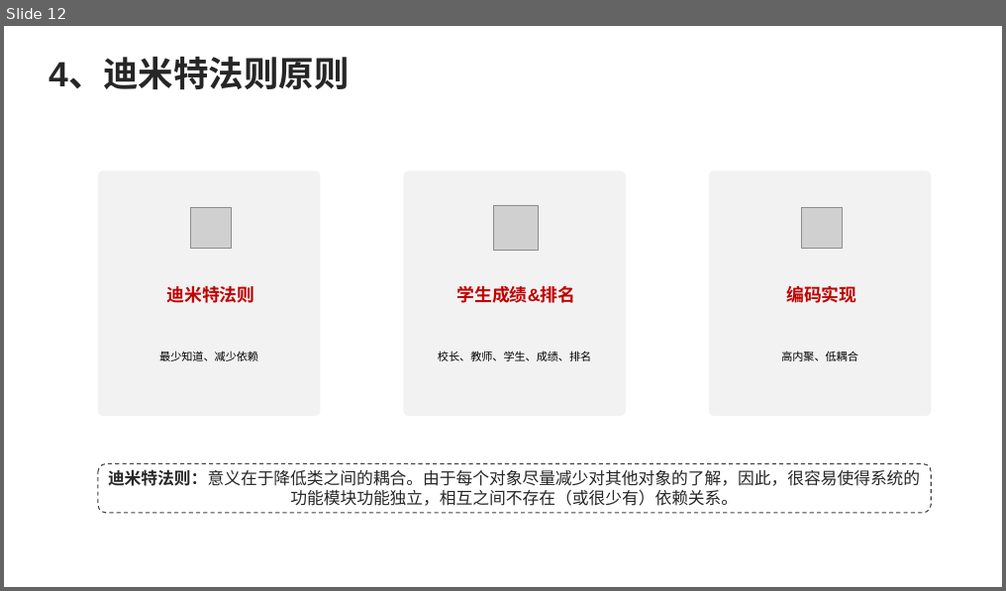
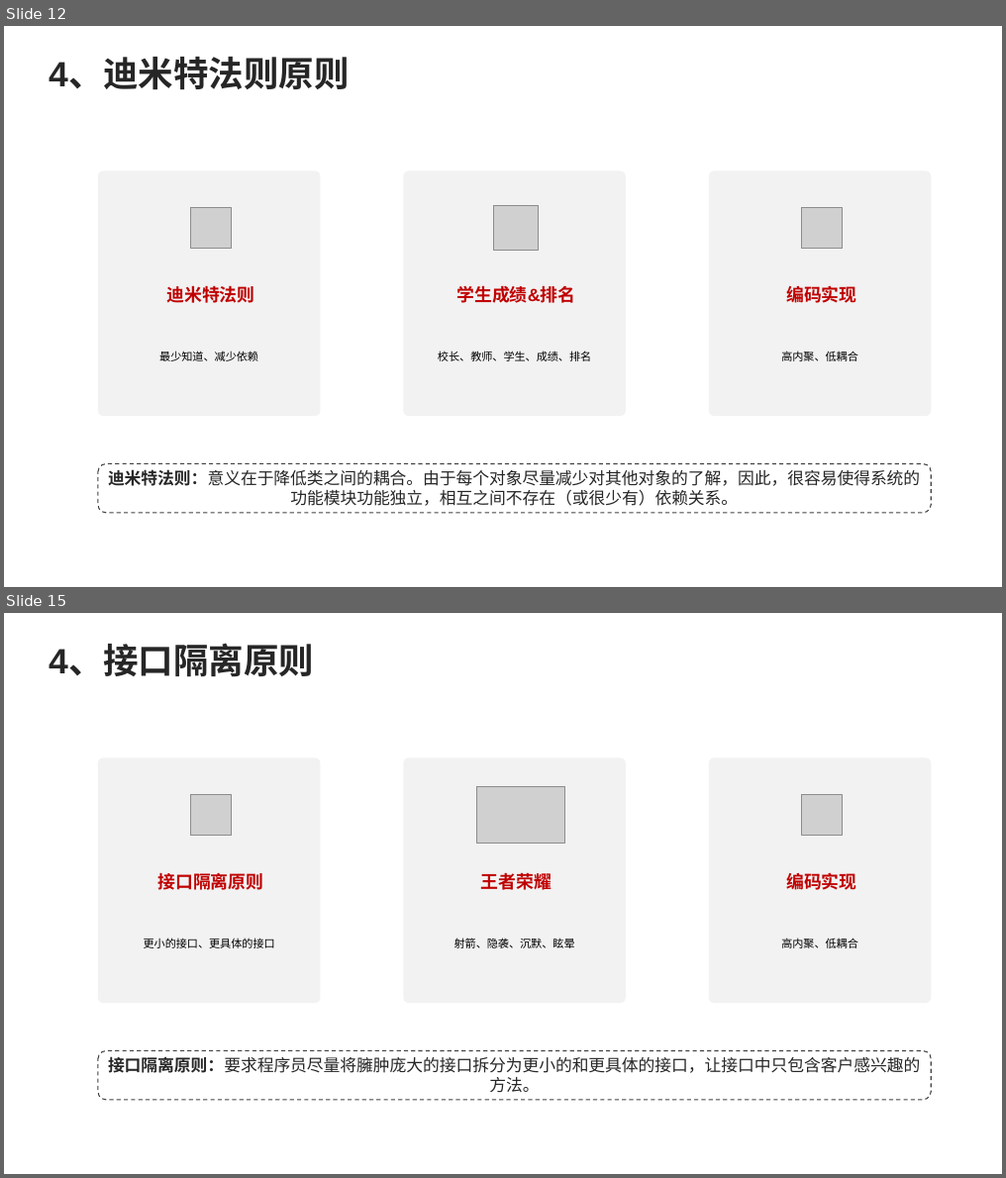
Before and after one commit to fuzhengwei/CodeDesignTutorials, a slide deck: docs/assets/图稿.pptx. Shown one above the other, each under a label of ours: slide 12 before the commit, slides 12 and 15 after it; the slides between them are not shown. The pictures are 1006x591 and 1006x1178 pixels, drawn with LibreOffice and Linux fonts; fonts in the diff are those of the drawing; grey boxes stand for pictures. Boxes give left, top, right and bottom in pixels: in the first picture for what was removed or moved away, otherwise in the second. Text is boxed around its words. In the diff, an @@ line names an element or a change of style, - is before the commit and + after.

Commit message:
小傅哥，feat：2.5 接口隔离原则

```diff
--- a/docs/assets/图稿.pptx
+++ b/docs/assets/图稿.pptx
@@ slide 15 added at (4,613,1002,1174), background #FFFFFF @@
@@ text added at (49,646,314,677), 33.9 pt, text #262626, bold @@
+4、接口隔离原则
@@ rounded rectangle added at (98,759,321,1004), fill #F2F2F2 @@
@@ rounded rectangle added at (404,759,626,1004), fill #F2F2F2 @@
@@ rounded rectangle added at (709,759,932,1004), fill #F2F2F2 @@
@@ picture added at (476,786,564,843) @@
@@ picture added at (190,795,231,836) @@
@@ picture added at (801,795,842,836) @@
@@ text added at (158,873,264,890), 16.9 pt, text #C00000, bold @@
+接口隔离原则
@@ text added at (481,873,551,890), 16.9 pt, text #C00000, bold @@
+王者荣耀
@@ text added at (786,873,856,890), 16.9 pt, text #C00000, bold @@
+编码实现
@@ text added at (144,938,275,949), 10.6 pt, text #000000 @@
+更小的接口、更具体的接口
@@ text added at (454,938,575,949), 10.6 pt, text #000000 @@
+射箭、隐袭、沉默、眩晕
@@ text added at (781,938,858,949), 10.6 pt, text #000000 @@
+高内聚、低耦合
@@ rounded rectangle added at (98,1051,932,1100), outline #404040 1 pt dashed, 16 pt, text #262626 @@
+接口隔离原则：要求程序员尽量将臃肿庞大的接口拆分为更小的和更具体的接口，让接口中只包含客户感兴趣的方法。
```
Also in this commit, not shown: 2 other slides added, 13 other files.
